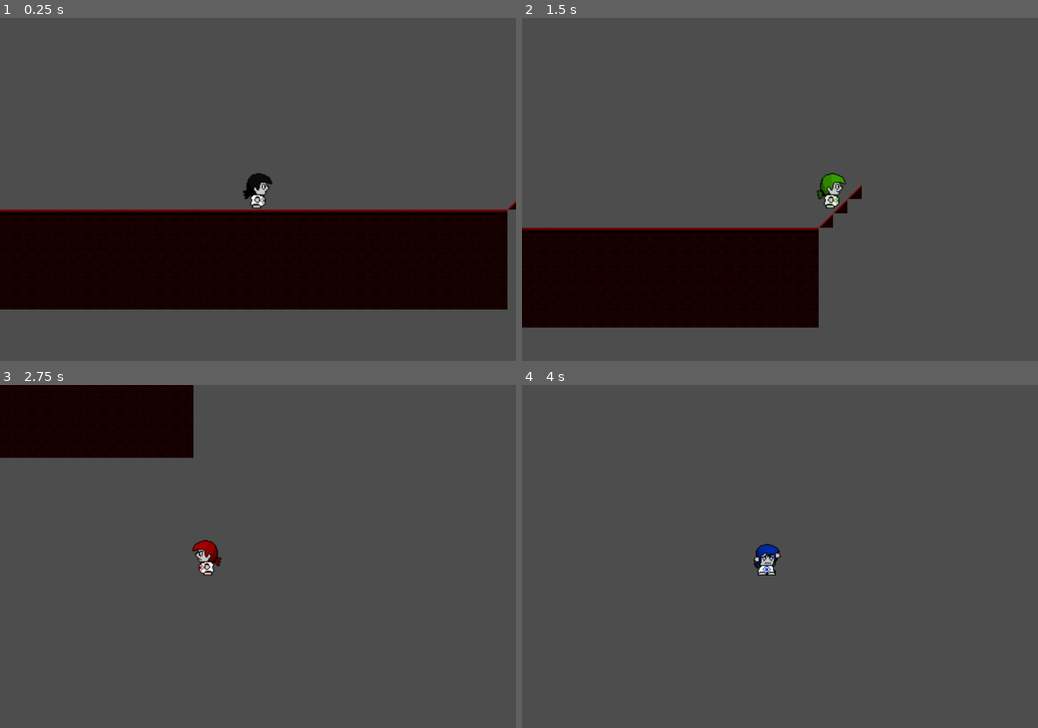
Above: before the commit, frames 1-4 (two rows, left to right).
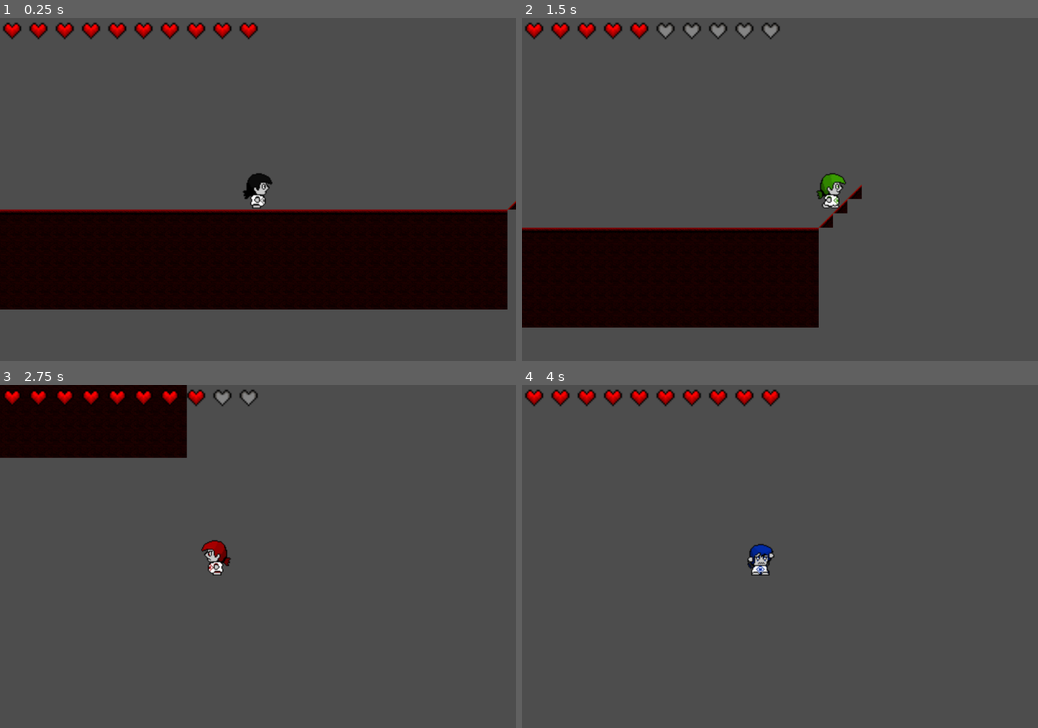
Above: after the commit, the same moments.

Repository: Corsa-Technologies/BeatingHeart
Game: Godot game, scene res://Nivel/level_debug.tscn
Same seed, same stepped clock (60 frames per second), same inputs: the game is played once before the commit and once after it. Before the commit the project has no main scene; this scene is started directly in both runs.
Inputs:
- Up to frame 1 (0.25 s): no input
- Up to frame 2 (1.5 s): tap Enter at 0.5 s; hold Right (ui_right) from 0.53 s (still down); tap C (attack) at 0.6 s; tap Up (ui_up) at 0.77, 1.07 s; tap 3 (felicidade) at 0.8, 1.35 s
- Up to frame 3 (2.75 s): tap Up (ui_up) at 1.52, 1.82 s; tap 1 (neutro) at 1.55, 2.1 s; release Right (ui_right) at 2.03 s; hold Left (ui_left) from 2.03 s (still down); tap 2 (raiva) at 2.3 s
- Up to frame 4 (4 s): release Left (ui_left) at 2.78 s; hold Right (ui_right) from 2.78 s (still down); tap 2 (raiva) at 2.85 s; tap Up (ui_up) at 3.02, 3.32, 3.77, 3.8 s; tap 4 (tristeza) at 3.05, 3.6 s; tap Space at 3.5 s

The runs differ from the first frame. In frame 1, 1.1% of the frame differs, in the area x 0-50%, y 1-7%; in frame 2, 1.1%; in frame 3, 1.6%, in the area x 0-50%, y 0-56%; in frame 4, 1.5%.

Commit message:
adicionado funções a algumas emoções

Diff:
--- a/Player/Player.gd
+++ b/Player/Player.gd
@@ -8,7 +8,8 @@
 var current_emotion: int = Emotions.NEUTRO
 
 # Variáveis para atributos de cada emoção
-var player_health: int = 100  # Vida do jogador
+var player_health: int = 10  # Vida do jogador (agora 10 corações)
+var max_health: int = 10     # Vida máxima (10 corações)
 var player_damage: int = 10    # Dano do jogador
 var player_speed: float = BASE_SPEED  # Velocidade do jogador
 
@@ -16,6 +17,8 @@
 @onready var spriteplayer = $spriteplayer
 @onready var hitboxarea = $hitboxarea
 @onready var ataquemelle = hitboxarea.get_node("ataquemelle")
+@onready var health_ui = $PlayerUI
+@onready var life_regeneration_timer = $life_regeneration_timer
 
 # Controle da direção do player (-1 para esquerda, 1 para direita)
 var facing_direction := 1
@@ -29,6 +32,25 @@
 	hitboxarea.visible = false
 	update_hitbox_position()
 	update_emotion_animation("idle")  # Começa com a animação idle do estado neutro
+
+	# Atualiza a UI de vida no início
+	health_ui.update_health_ui(player_health, max_health)
+func _process(delta: float) -> void:
+	# Verifica se a emoção atual é tristeza e realiza a regeneração
+	if current_emotion == Emotions.TRISTEZA:
+		# A regeneração só ocorre se o jogador não atingiu o máximo de vida
+		if player_health < max_health:
+			player_health += 1  # Recupera 1 coração de vida
+			health_ui.update_health_ui(player_health, max_health)  # Atualiza a UI de vida
+
+# Função de regeneração a cada segundo
+func _on_life_regeneration_timer_timeout() -> void:
+	# A cada segundo, se o jogador estiver em tristeza, recupere 1 coração de vida
+	if current_emotion == Emotions.TRISTEZA:
+		# Checa se a vida não ultrapassa o máximo
+		if player_health < max_health:
+			player_health += 1
+			health_ui.update_health_ui(player_health, max_health)  # Atualiza a UI de vida
 
 func _physics_process(delta: float) -> void:
 	# Gravidade e salto (somente se não estiver triste)
@@ -100,25 +122,27 @@
 	current_emotion = emotion
 	match emotion:
 		Emotions.NEUTRO:
-			player_health = 100
+			player_health = 10
 			player_damage = 10
 			player_speed = BASE_SPEED
 			print("Mudou para Neutro")
 		Emotions.FELICIDADE:
-			player_health = 100  # Mais vida
+			player_health = 5  # Mais vida
 			player_damage = 0     # Menos dano
 			player_speed = BASE_SPEED * 2.0  # Mais velocidade
 			print("Mudou para Felicidade")
 		Emotions.TRISTEZA:
-			player_health = 50    # Menos vida
+			player_health = 2    # Menos vida
 			player_damage = 0     # Menos dano
 			player_speed = BASE_SPEED * 0.0  # Menos velocidade
 			print("Mudou para Tristeza")
 		Emotions.RAIVA:
-			player_health = 80    # Vida média
+			player_health = 8    # Vida média
 			player_damage = 30    # Mais dano
-			player_speed = BASE_SPEED * 0.7  # Mais velocidade
+			player_speed = BASE_SPEED * 0.5  # Mais velocidade
 			print("Mudou para Raiva")
+	# Atualiza a UI de vida toda vez que mudar a emoção
+	health_ui.update_health_ui(player_health, max_health)
 	# Reinicia a animação para o estado atual
 	update_emotion_animation("idle")
 
@@ -137,9 +161,15 @@
 			emotion_name = "tristeza"
 		Emotions.RAIVA:
 			emotion_name = "raiva"
-		_:  # Caso padrão
-			emotion_name = "neutro"
-
+		# Corrigido: Não é necessário o caso padrão aqui
 	var animation_name = emotion_name + "_" + action
 	if spriteplayer.animation != animation_name:  # Corrigido o uso de 'current_animation'
 		spriteplayer.play(animation_name)
+
+# Função de dano
+func take_damage(amount: int) -> void:
+	player_health -= amount
+	if player_health < 0:
+		player_health = 0  # Garante que a vida não fique negativa
+	# Atualiza a UI de vida
+	health_ui.update_health_ui(player_health, max_health)
--- a/Player/personagem.tscn
+++ b/Player/personagem.tscn
@@ -6,6 +6,7 @@
 [ext_resource type="Texture2D" uid="uid://cjdpkv8okipio" path="res://Player/ataques/slashes.png" id="3_3y4oh"]
 [ext_resource type="Texture2D" uid="uid://datvdt5gcttxp" path="res://Player/emoções/neutro.png" id="4_1q6aj"]
 [ext_resource type="Texture2D" uid="uid://bjayigm2s16mh" path="res://Player/emoções/tristeza.png" id="5_81txk"]
+[ext_resource type="PackedScene" uid="uid://cjptg3s2ybvqu" path="res://UI/vida/vidaplayer.tscn" id="7_udtkm"]
 
 [sub_resource type="AtlasTexture" id="AtlasTexture_nnrnt"]
 atlas = ExtResource("2_bpk5d")
@@ -114,7 +115,7 @@
 }],
 "loop": true,
 "name": &"felicidade_walk",
-"speed": 4.0
+"speed": 11.0
 }, {
 "frames": [{
 "duration": 1.0,
@@ -289,7 +290,7 @@
 z_index = 1
 scale = Vector2(2, 2)
 sprite_frames = SubResource("SpriteFrames_o0eoh")
-animation = &"tristeza_idle"
+animation = &"felicidade_walk"
 
 [node name="Colisão" type="CollisionShape2D" parent="."]
 position = Vector2(0, 3)
@@ -298,6 +299,7 @@
 
 [node name="Camera2D" type="Camera2D" parent="."]
 limit_smoothed = true
+position_smoothing_speed = 10.0
 drag_horizontal_enabled = true
 
 [node name="hitboxarea" type="Area2D" parent="."]
@@ -317,4 +319,9 @@
 position = Vector2(15.3333, 0)
 shape = SubResource("RectangleShape2D_gn3b3")
 
+[node name="PlayerUI" parent="." instance=ExtResource("7_udtkm")]
+
+[node name="life_regeneration_timer" type="Timer" parent="."]
+autostart = true
+
 [connection signal="animation_finished" from="hitboxarea/ataquemelle" to="." method="_on_ataquemelle_animation_finished"]
--- a/UI/player_ui.tscn
+++ /dev/null
@@ -1,3 +0,0 @@
-[gd_scene format=3 uid="uid://cjptg3s2ybvqu"]
-
-[node name="PlayerUI" type="CanvasLayer"]
--- /dev/null
+++ b/UI/vida/vidaplayer.gd
@@ -0,0 +1,28 @@
+extends CanvasLayer
+
+# Referências aos corações
+@onready var heart1 = $HBoxContainer/Heart1
+@onready var heart2 = $HBoxContainer/Heart2
+@onready var heart3 = $HBoxContainer/Heart3
+@onready var heart4 = $HBoxContainer/Heart4
+@onready var heart5 = $HBoxContainer/Heart5
+@onready var heart6 = $HBoxContainer/Heart6
+@onready var heart7 = $HBoxContainer/Heart7
+@onready var heart8 = $HBoxContainer/Heart8
+@onready var heart9 = $HBoxContainer/Heart9
+@onready var heart10 = $HBoxContainer/Heart10
+
+# Coração cheio e vazio
+@export var full_heart_texture: Texture
+@export var empty_heart_texture: Texture
+
+func update_health_ui(current_health: int, max_health: int) -> void:
+	# Lista de todos os corações
+	var hearts = [heart1, heart2, heart3, heart4, heart5, heart6, heart7, heart8, heart9, heart10]
+
+	# Garante que a quantidade de corações não ultrapasse o número disponível
+	for i in range(min(max_health, hearts.size())):
+		if i < current_health:
+			hearts[i].texture = full_heart_texture  # Coração cheio
+		else:
+			hearts[i].texture = empty_heart_texture  # Coração vazio
--- /dev/null
+++ b/UI/vida/vidaplayer.tscn
@@ -0,0 +1,67 @@
+[gd_scene load_steps=4 format=3 uid="uid://cjptg3s2ybvqu"]
+
+[ext_resource type="Script" path="res://UI/vida/vidaplayer.gd" id="1_ksbbh"]
+[ext_resource type="Texture2D" uid="uid://cwf7t8ad0gchj" path="res://UI/vida/coracaocheio.png" id="2_hi827"]
+[ext_resource type="Texture2D" uid="uid://pt1p212q45yf" path="res://UI/vida/coracaovazio.png" id="3_pe8hd"]
+
+[node name="PlayerUI" type="CanvasLayer"]
+script = ExtResource("1_ksbbh")
+full_heart_texture = ExtResource("2_hi827")
+empty_heart_texture = ExtResource("3_pe8hd")
+
+[node name="HBoxContainer" type="HBoxContainer" parent="."]
+anchors_preset = -1
+anchor_right = 0.213
+anchor_bottom = 0.056
+offset_right = 315.96
+offset_bottom = 10.68
+
+[node name="Heart1" type="TextureRect" parent="HBoxContainer"]
+layout_mode = 2
+texture = ExtResource("2_hi827")
+expand_mode = 2
+
+[node name="Heart2" type="TextureRect" parent="HBoxContainer"]
+layout_mode = 2
+texture = ExtResource("2_hi827")
+expand_mode = 2
+
+[node name="Heart3" type="TextureRect" parent="HBoxContainer"]
+layout_mode = 2
+texture = ExtResource("2_hi827")
+expand_mode = 2
+
+[node name="Heart4" type="TextureRect" parent="HBoxContainer"]
+layout_mode = 2
+texture = ExtResource("2_hi827")
+expand_mode = 2
+
+[node name="Heart5" type="TextureRect" parent="HBoxContainer"]
+layout_mode = 2
+texture = ExtResource("2_hi827")
+expand_mode = 2
+
+[node name="Heart6" type="TextureRect" parent="HBoxContainer"]
+layout_mode = 2
+texture = ExtResource("2_hi827")
+expand_mode = 2
+
+[node name="Heart7" type="TextureRect" parent="HBoxContainer"]
+layout_mode = 2
+texture = ExtResource("2_hi827")
+expand_mode = 2
+
+[node name="Heart8" type="TextureRect" parent="HBoxContainer"]
+layout_mode = 2
+texture = ExtResource("2_hi827")
+expand_mode = 2
+
+[node name="Heart9" type="TextureRect" parent="HBoxContainer"]
+layout_mode = 2
+texture = ExtResource("2_hi827")
+expand_mode = 2
+
+[node name="Heart10" type="TextureRect" parent="HBoxContainer"]
+layout_mode = 2
+texture = ExtResource("2_hi827")
+expand_mode = 2
--- a/project.godot
+++ b/project.godot
@@ -11,6 +11,7 @@
 [application]
 
 config/name="Emoções"
+run/main_scene="res://Nivel/level_debug.tscn"
 config/features=PackedStringArray("4.3", "Forward Plus")
 config/icon="res://icon.svg"
 
@@ -18,6 +19,7 @@
 
 window/size/viewport_width=1080
 window/size/viewport_height=720
+window/stretch/aspect="ignore"
 
 [input]
 
Not shown: 1 places in Player/personagem.tscn that only renumber resources
Binary file added: UI/vida/coracaocheio.png
Not shown, added: UI/vida/coracaocheio.png.import
Binary file added: UI/vida/coracaovazio.png
Not shown, added: UI/vida/coracaovazio.png.import
